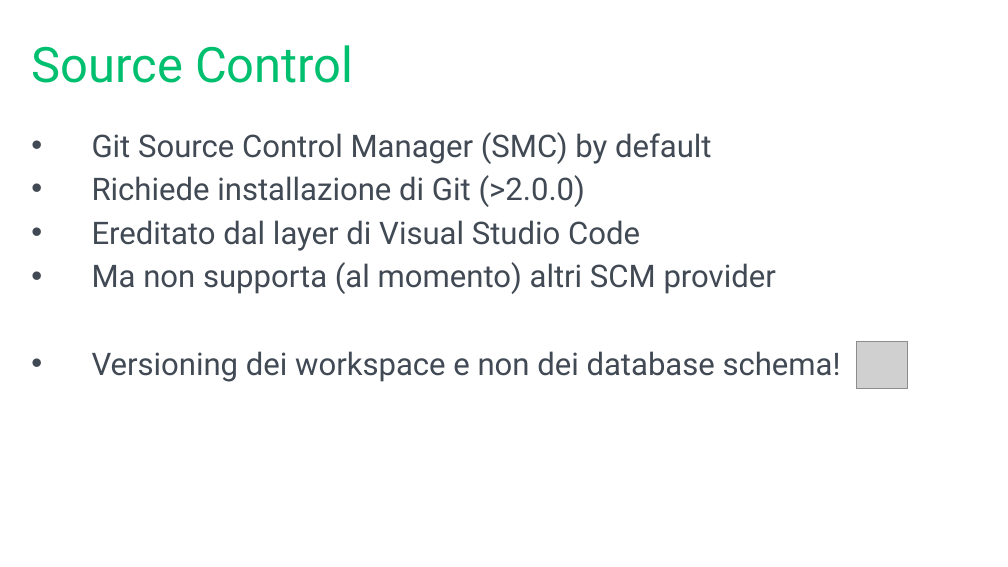
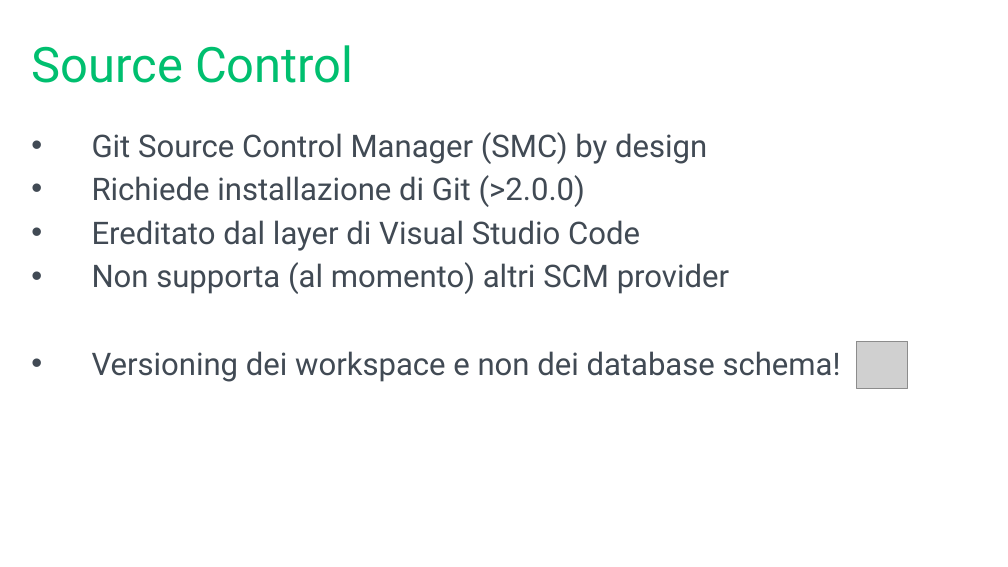
Before and after one commit to mrg3d/demo-opsstudio-repo, a slide deck: slide 17 of Introducing SQL Operations Studio.pptx. Drawn at 1008x567 pixels with LibreOffice and Linux fonts; fonts in the diff are those of the drawing; grey boxes stand for pictures; background and template pictures are left out. Boxes give left, top, right and bottom in pixels: in the first picture for what was removed or moved away, otherwise in the second. Text is boxed around its words. In the diff, an @@ line names an element or a change of style, - is before the commit and + after.

```diff
--- a/Introducing SQL Operations Studio.pptx
+++ b/Introducing SQL Operations Studio.pptx
@@ text at box(92, 132, 707, 164): text changed @@
-• Git Source Control Manager (SMC) by default
+• Git Source Control Manager (SMC) by design
@@ text at box(92, 262, 729, 294): text changed @@
-• Ma non supporta (al momento) altri SCM provider
+• Non supporta (al momento) altri SCM provider
```
Also in this commit, not shown: 6 other slides changed.
